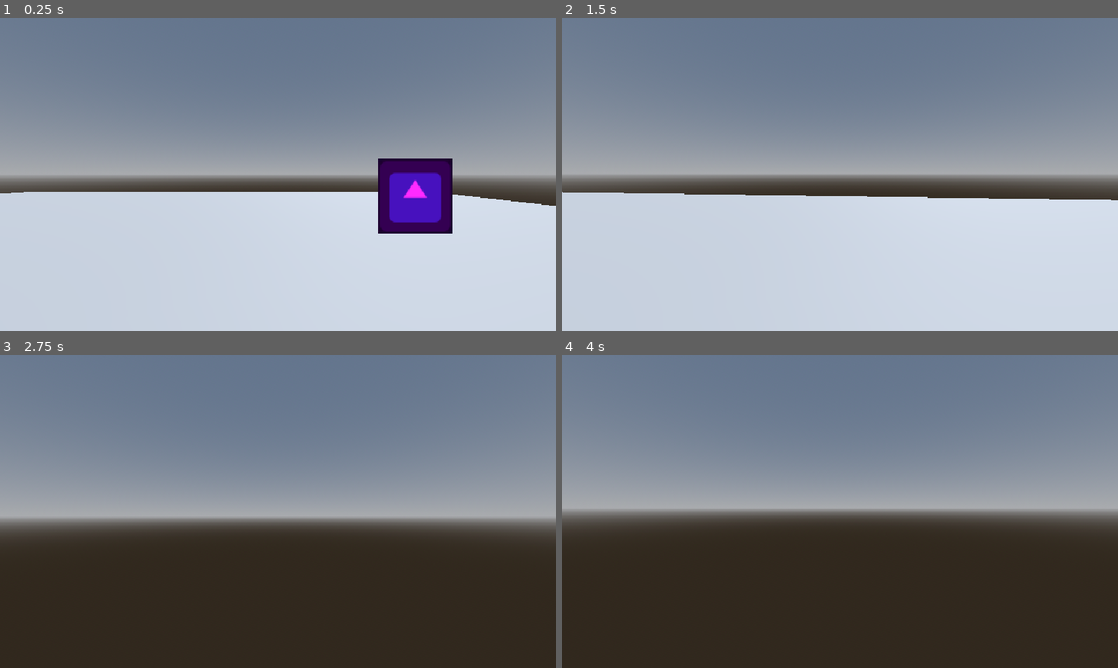
Above: before the commit, frames 1-4 (two rows, left to right).
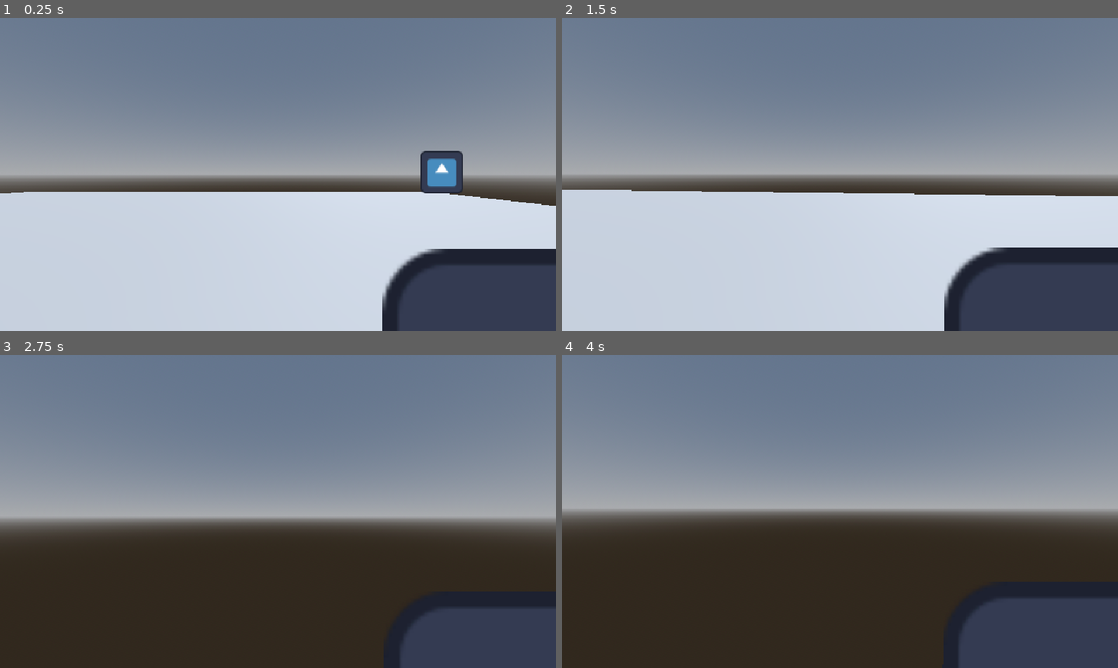
Above: after the commit, the same moments.

Repository: Torchki-Inc/one-bit-jam-12
Game: Godot game, scene res://src/scenes/debug/world.tscn
Same seed, same stepped clock (60 frames per second), same inputs: the game is played once before the commit and once after it. This scene is started directly instead of the project's main scene. The engine's default icon, where the game draws it, is replaced by a stand-in: a white triangle on a blue panel in a dark square.
Inputs (mouse positions are in pixels of both pictures, inside the frame that each line leads up to):
- Up to frame 1 (0.25 s): no input
- Up to frame 2 (1.5 s): move the mouse to (867, 174) at 0.52 s; press the mouse at (867, 174) at 0.53 s; hold W (move_up) from 0.53 s (still down); move the mouse to (812, 174) at 1.27 s; release the mouse at (812, 174) at 1.28 s; tap Mouse wheel up (change_weapon) at 1.35 s
- Up to frame 3 (2.75 s): keep holding W (move_up); click (250, 511) at 1.55 s; move the mouse to (289, 505) at 2.02 s; press the mouse at (289, 505) at 2.03 s
- Up to frame 4 (4 s): keep holding W (move_up); tap Enter at 2.75 s; move the mouse to (834, 517) at 2.77 s; release the mouse at (834, 517) at 2.78 s; tap I at 2.85 s; click (834, 517) at 3.05 s; tap Space at 3.5 s; move the mouse to (878, 514) at 3.52 s; press the mouse at (878, 514) at 3.53 s

The runs differ from the first frame. In frame 1, 11% of the frame differs, in the area x 68-100%, y 42-100%; in frame 2, 8.9%; in frame 3, 5.3%; in frame 4, 6.3%.

Commit message:
PPPP PaPiPuPePo - fixed enemies not getting hit - fixed collision  not rotating with the player

Diff:
--- a/one-bit-west/src/scenes/debug/world.tscn
+++ b/one-bit-west/src/scenes/debug/world.tscn
@@ -1,7 +1,7 @@
 [gd_scene format=3 uid="uid://ilop6igxmrm4"]
 
 [ext_resource type="PackedScene" uid="uid://c8v7b2luia2lj" path="res://src/scenes/player/player.tscn" id="1_5lxvg"]
-[ext_resource type="PackedScene" uid="uid://cpha5xer7byrt" path="res://src/scenes/enemies/enemy_template.tscn" id="2_5e4sf"]
+[ext_resource type="PackedScene" uid="uid://jb7cakgdqba4" path="res://src/scenes/enemies/enemy.tscn" id="2_5e4sf"]
 
 [sub_resource type="ProceduralSkyMaterial" id="ProceduralSkyMaterial_5lxvg"]
 sky_horizon_color = Color(0.66224277, 0.6717428, 0.6867428, 1)
@@ -34,7 +34,5 @@
 
 [node name="EnemyRoot" type="Node" parent="." unique_id=494032929]
 
-[node name="Enemy" parent="EnemyRoot" unique_id=1865814944 instance=ExtResource("2_5e4sf")]
-transform = Transform3D(1, 0, 0, 0, 1, 0, 0, 0, 1, 2.345692, 0.47683358, -3.481809)
-modulate = Color(1, 0.17254902, 1, 1)
-double_sided = false
+[node name="Enemy" parent="EnemyRoot" unique_id=1612062943 instance=ExtResource("2_5e4sf")]
+transform = Transform3D(1, 0, 0, 0, 1, 0, 0, 0, 1, 4.963048, 0.9197631, -6.1683846)
--- a/one-bit-west/src/scenes/enemies/enemy.tscn
+++ b/one-bit-west/src/scenes/enemies/enemy.tscn
@@ -12,4 +12,5 @@
 shape = SubResource("CapsuleShape3D_46hs8")
 
 [node name="Sprite3D" type="Sprite3D" parent="." unique_id=1967239771]
+billboard = 1
 texture = ExtResource("2_h36vd")
--- a/one-bit-west/src/scenes/enemies/enemy_template.tscn
+++ /dev/null
@@ -1,30 +0,0 @@
-[gd_scene format=3 uid="uid://cpha5xer7byrt"]
-
-[ext_resource type="Texture2D" uid="uid://b33tp883dchjw" path="res://icon.svg" id="1_jgcqs"]
-[ext_resource type="Script" uid="uid://b4hxn18e8nvot" path="res://src/scripts/enemies/enemy.gd" id="2_4c3jw"]
-
-[sub_resource type="SpriteFrames" id="SpriteFrames_c8qny"]
-animations = [{
-"frames": [{
-"duration": 1.0,
-"texture": ExtResource("1_jgcqs")
-}],
-"loop": 1,
-"name": &"default",
-"speed": 5.0
-}]
-
-[sub_resource type="BoxShape3D" id="BoxShape3D_wewn7"]
-size = Vector3(1.2422919, 1.1590185, 0.044799805)
-
-[node name="Enemy" type="AnimatedSprite3D" unique_id=1865814944]
-billboard = 2
-transparent = false
-sprite_frames = SubResource("SpriteFrames_c8qny")
-script = ExtResource("2_4c3jw")
-
-[node name="Area3D" type="Area3D" parent="." unique_id=914118426]
-
-[node name="CollisionShape3D" type="CollisionShape3D" parent="Area3D" unique_id=594926469]
-transform = Transform3D(1, 0, 0, 0, 1, 0, 0, 0, 1, -0.018014193, 0.039509237, -0.0028686523)
-shape = SubResource("BoxShape3D_wewn7")
--- a/one-bit-west/src/scenes/player/player.tscn
+++ b/one-bit-west/src/scenes/player/player.tscn
@@ -5,7 +5,7 @@
 [ext_resource type="PackedScene" uid="uid://cxeewwumw75h6" path="res://src/scenes/weapons/weapon.tscn" id="3_n52bt"]
 
 [sub_resource type="BoxShape3D" id="BoxShape3D_c8qny"]
-size = Vector3(1, 1, 0.09814453)
+size = Vector3(1, 1, 0.118896484)
 
 [node name="Player" type="CharacterBody3D" unique_id=986646973]
 script = ExtResource("1_swhsd")
@@ -14,13 +14,13 @@
 texture = ExtResource("2_qopur")
 
 [node name="CollisionShape3D" type="CollisionShape3D" parent="." unique_id=1777880548]
-transform = Transform3D(1, 0, 0, 0, 1, 0, 0, 0, 1, -0.06690574, 0.13444579, 0.2100001)
+transform = Transform3D(1, 0, 0, 0, 1, 0, 0, 0, 1, 0.10094643, 0.25213027, 0.17851037)
 shape = SubResource("BoxShape3D_c8qny")
 
 [node name="Head" type="Node3D" parent="." unique_id=1664977333]
 
 [node name="Weapon" parent="Head" unique_id=876486780 instance=ExtResource("3_n52bt")]
-transform = Transform3D(-1, 0, -8.742278e-08, 0, 1, 0, 8.742278e-08, 0, -1, 2.1702058, 0, -0.32092685)
+transform = Transform3D(-1, 0, -8.742278e-08, 0, 1, 0, 8.742278e-08, 0, -1, 0.89941406, -0.34492636, -0.5073173)
 
 [node name="Camera3D" type="Camera3D" parent="Head" unique_id=1181811111]
 transform = Transform3D(1, 0, 0, 0, 1, 0, 0, 0, 1, 0, 0.48002672, 0)
--- a/one-bit-west/src/scripts/enemies/enemy.gd
+++ b/one-bit-west/src/scripts/enemies/enemy.gd
@@ -1,4 +1,4 @@
-extends AnimatedSprite3D
+extends CharacterBody3D
 
 @export var health := 100
 
--- a/one-bit-west/src/scripts/player/player.gd
+++ b/one-bit-west/src/scripts/player/player.gd
@@ -17,7 +17,7 @@
 
 func _unhandled_input(event: InputEvent) -> void:
 	if event is InputEventMouseMotion:
-		head.rotate_y(-event.relative.x * SENSITIVITY)
+		rotate_y(-event.relative.x * SENSITIVITY)
 
 		camera.rotate_x(-event.relative.y * SENSITIVITY)
 		camera.rotation.x = clamp(
--- a/one-bit-west/src/scripts/weapons/weapon.gd
+++ b/one-bit-west/src/scripts/weapons/weapon.gd
@@ -74,8 +74,14 @@
 			hit_object.take_damage(revolver_damage)
 
 			print("Revolver hit: ", hit_object.name)
-		else:
-			print("Miss")
+
+		elif hit_object.get_parent().has_method("take_damage"):
+			hit_object.get_parent().take_damage(revolver_damage)
+
+			print("Revolver hit: ", hit_object.name)
+
+	else:
+		print("Miss")
 
 func shoot_shotgun(camera:Camera3D):
 	for i in shotgun_pellets:
@@ -105,8 +111,14 @@
 				hit_object.take_damage(revolver_damage)
 
 				print("Shotgun hit: ", hit_object.name)
-			else:
-				print("Miss")
+
+			if hit_object.get_parent().has_method("take_damage"):
+				hit_object.get_parent().take_damage()
+
+				print("Shotgun hit: ", hit_object.get_parent().name)
+
+		else:
+			print("Miss")
 
 func reload() -> void:
 	if is_reloading:
